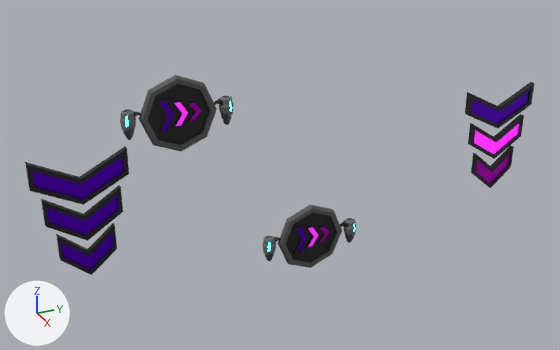
Renders of the FBX model ModelingAndAnimation/GameDevIII/ArrowSign02.fbx from each side of a commit.
Rendered twice from a camera (50 mm lens) standing at (56.8, -28.7, 35.5) and looking at (-1.8, -2.4, 6.2). The axes (+X, +Y, +Z) are drawn at lower left. The lights are the same throughout. The older version comes first. Where no turn or scale is listed for an object, it has been applied to the vertices.

The scene before the commit, as lines of its bpy script (objects in view):
```python
ob_clampattach_001 = bpy.data.objects.new('ClampAttach.001', me_cylinder_006)
ob_clampattach_001.location = (-1.42, -22.68, 7.43)
ob_cube_001 = bpy.data.objects.new('Cube.001', me_cube_002)
ob_cube_001.location = (-1.31, 21.46, 7.77)
ob_cube_002 = bpy.data.objects.new('Cube.002', me_cube_005)
ob_cube_002.location = (-1.31, -20.13, 7.77)
ob_cube_003 = bpy.data.objects.new('Cube.003', me_cube_004)
ob_cube_003.location = (0.01, 0.0, 0.01)
ob_cube_004 = bpy.data.objects.new('Cube.004', me_cube_001)
ob_cube_004.location = (-1.32, -12.12, 13.59)
ob_cylinder_002 = bpy.data.objects.new('Cylinder.002', me_cylinder_003)
ob_cylinder_002.location = (-1.35, -11.64, 13.55)
ob_cylinder_003 = bpy.data.objects.new('Cylinder.003', me_cylinder_007)
ob_cylinder_003.location = (-1.36, -15.85, 13.25)
```
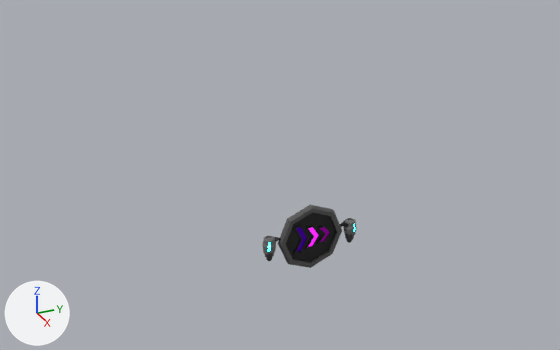
Pixel boxes [x1, y1, x2, y2] of what changed, in the pictures (560 x 350 px):
'Cube.002', deleted: before [25, 146, 129, 275]
    faces in mat_darkgrey (black #151515): [25, 146, 129, 275]
    faces in mat_blue (purple #6c00e7): [32, 157, 124, 269]
'Cube.001', deleted: before [465, 82, 534, 188]
    faces in mat_darkgrey (black #151515): [465, 82, 534, 188]
    faces in mat_blue (purple #6c00e7): [472, 91, 529, 124]
    faces in mat_yellow (purple #9b5cff, glowing pink #ff01f6): [474, 124, 519, 154]
    faces in mat_orange (pink #db00e7): [476, 156, 509, 183]
'Cylinder.002', deleted: before [139, 75, 217, 151]
    faces in mat_darkgrey (black #151515): [148, 84, 210, 145]
    faces in mat_lightgrey (dark grey #565656): [139, 75, 217, 151]
'Cube.004', deleted: before [156, 99, 204, 134]
    faces in mat_darkgrey (black #151515): [156, 99, 204, 134]
    faces in mat_blue (purple #6c00e7): [160, 101, 174, 131]
    faces in mat_yellow (purple #9b5cff, glowing pink #ff01f6): [175, 102, 188, 126]
'Cylinder.003', deleted: before [120, 96, 234, 140]
    faces in mat_whitecovering (dark grey #6a6a6a): [120, 96, 234, 131]
    faces in mat_metalgrey (dark grey #626262): [123, 113, 232, 140]
'ClampAttach.001', deleted: before [134, 98, 223, 118]

Edits to the bpy script that builds the scene:
```text
Remove ob_cube_004:
    ob_cube_004 = bpy.data.objects.new('Cube.004', me_cube_001)
    ob_cube_004.location = (-1.32, -12.12, 13.59)
Remove ob_clampattach_001:
    ob_clampattach_001 = bpy.data.objects.new('ClampAttach.001', me_cylinder_006)
    ob_clampattach_001.location = (-1.42, -22.68, 7.43)
Remove ob_cylinder_002:
    ob_cylinder_002 = bpy.data.objects.new('Cylinder.002', me_cylinder_003)
    ob_cylinder_002.location = (-1.35, -11.64, 13.55)
Remove ob_cube_001:
    ob_cube_001 = bpy.data.objects.new('Cube.001', me_cube_002)
    ob_cube_001.location = (-1.31, 21.46, 7.77)
Remove ob_cylinder_003:
    ob_cylinder_003 = bpy.data.objects.new('Cylinder.003', me_cylinder_007)
    ob_cylinder_003.location = (-1.36, -15.85, 13.25)
Remove ob_cube_002:
    ob_cube_002 = bpy.data.objects.new('Cube.002', me_cube_005)
    ob_cube_002.location = (-1.31, -20.13, 7.77)
```
